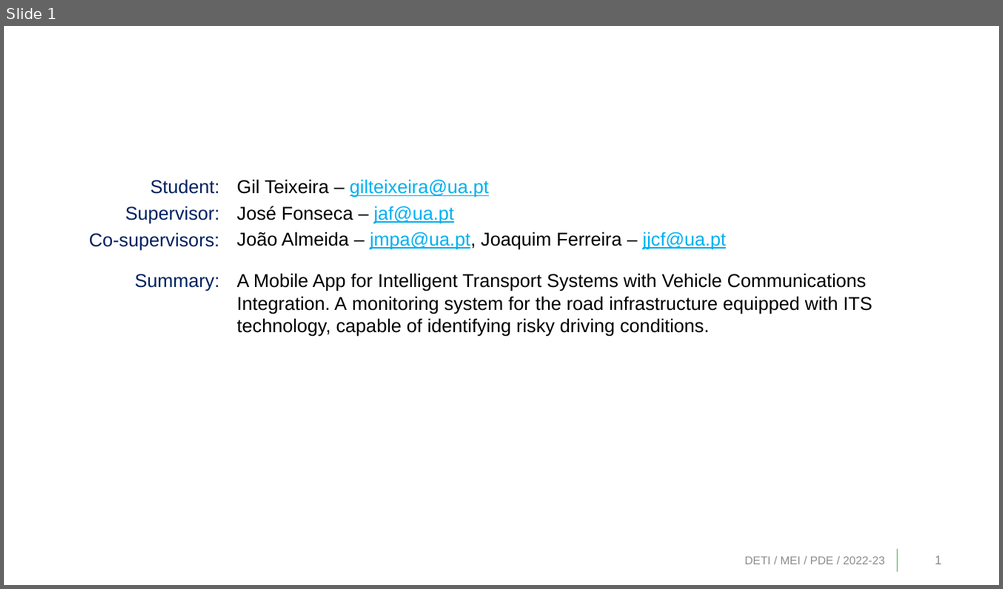
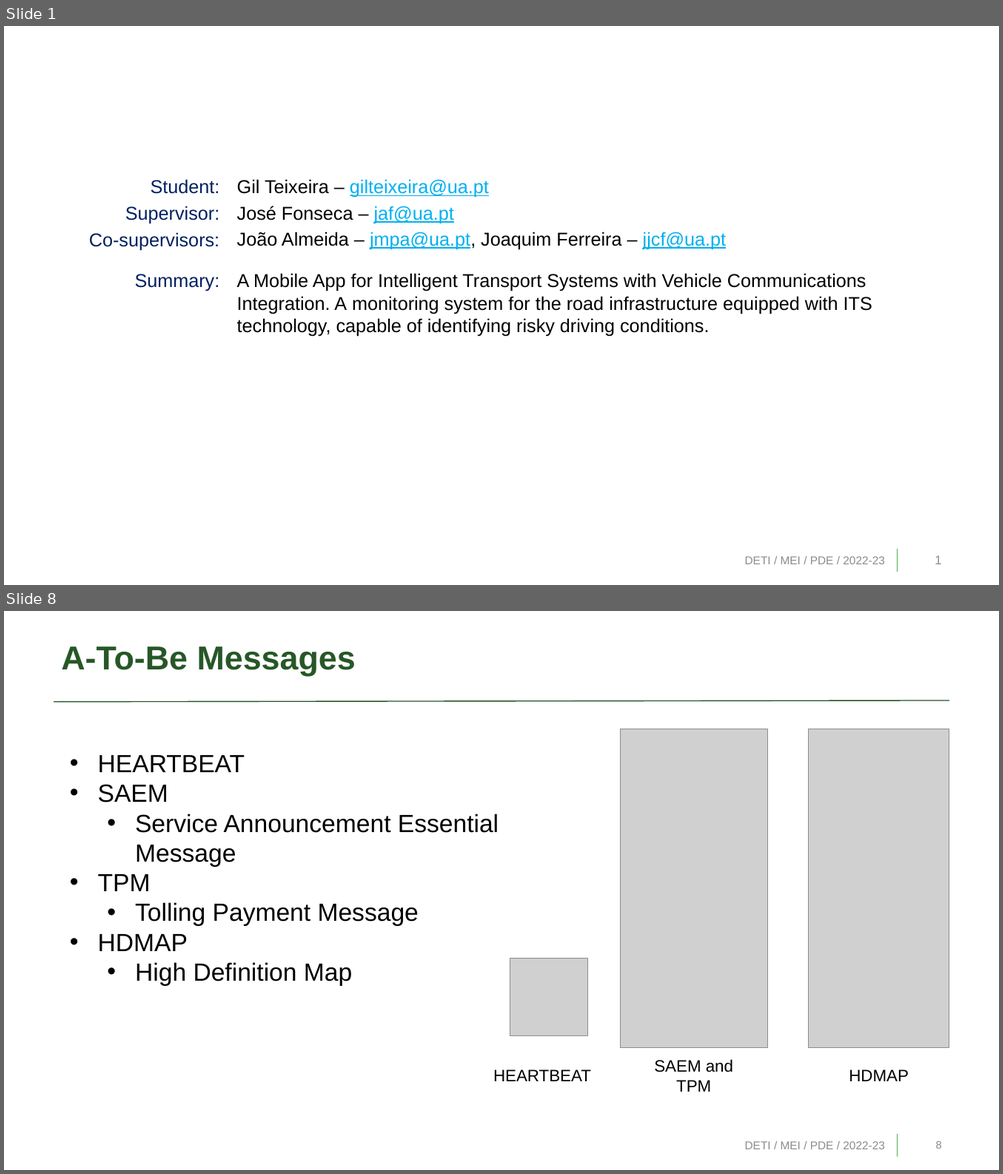
Before and after one commit to bearkillerPT/Dissertation, a slide deck: PDE_PreDissertation.pptx. Shown one above the other, each under a label of ours: slide 1 before the commit, slides 1 and 8 after it; the slides between them are not shown. The pictures are 1003x589 and 1003x1174 pixels, drawn with LibreOffice and Linux fonts; fonts in the diff are those of the drawing; grey boxes stand for pictures; background and template pictures are left out. Boxes give left, top, right and bottom in pixels: in the first picture for what was removed or moved away, otherwise in the second. Text is boxed around its words. In the diff, an @@ line names an element or a change of style, - is before the commit and + after.

```diff
--- a/PDE_PreDissertation.pptx
+++ b/PDE_PreDissertation.pptx
@@ slide 8 added at box(4, 611, 999, 1170), background #FFFFFF; not listed: 1 template element that a slide beside it also shows @@
@@ title added at box(61, 647, 356, 676), 32 pt, text #275727, bold @@
+A-To-Be Messages
@@ line added from (54, 702) to (949, 701), #275727 1 pt @@
@@ picture added at box(620, 729, 767, 1048) @@
@@ picture added at box(808, 729, 949, 1048) @@
@@ text added at box(98, 755, 498, 986), 24 pt, text #000000 @@
+• HEARTBEAT
+• SAEM
+  • Service Announcement Essential Message
+• TPM
+  • Tolling Payment Message
+• HDMAP
+  • High Definition Map
@@ picture added at box(510, 959, 587, 1037) @@
@@ text added at box(493, 1070, 591, 1082), 16 pt, text #000000 @@
+HEARTBEAT
@@ text added at box(654, 1059, 733, 1092), 16 pt, text #000000 @@
+SAEM and TPM
@@ text added at box(848, 1070, 908, 1082), 16 pt, text #000000 @@
+HDMAP
@@ text added at box(745, 1142, 885, 1150), 11 pt, text #8C8C8C @@
+DETI / MEI / PDE / 2022-23
@@ page number added at box(936, 1142, 942, 1149), 10.5 pt, text #898989 @@
+8
```
Also in this commit, not shown: 1 slide changed, 7 other slides added, 1 slide removed, 2 other files.
